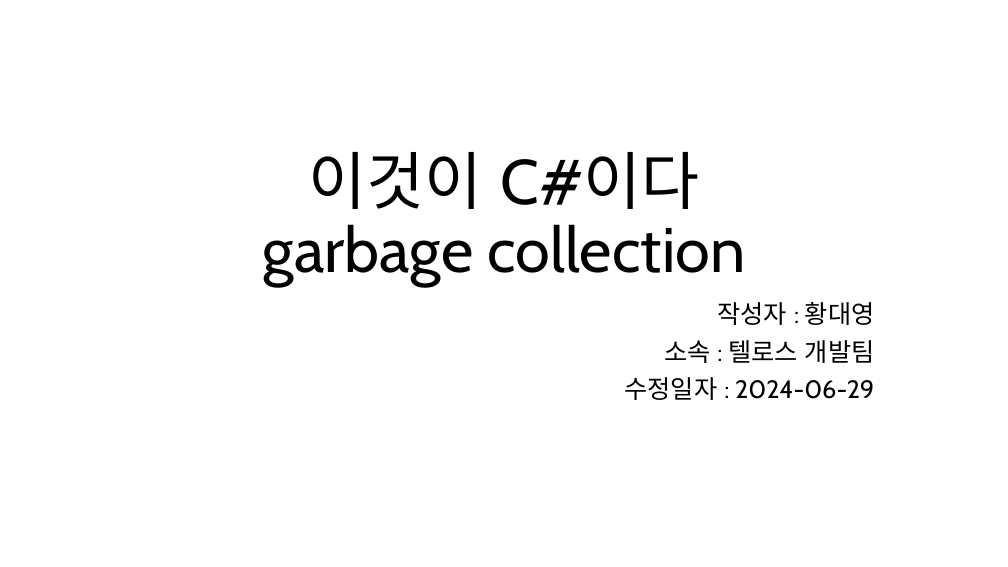
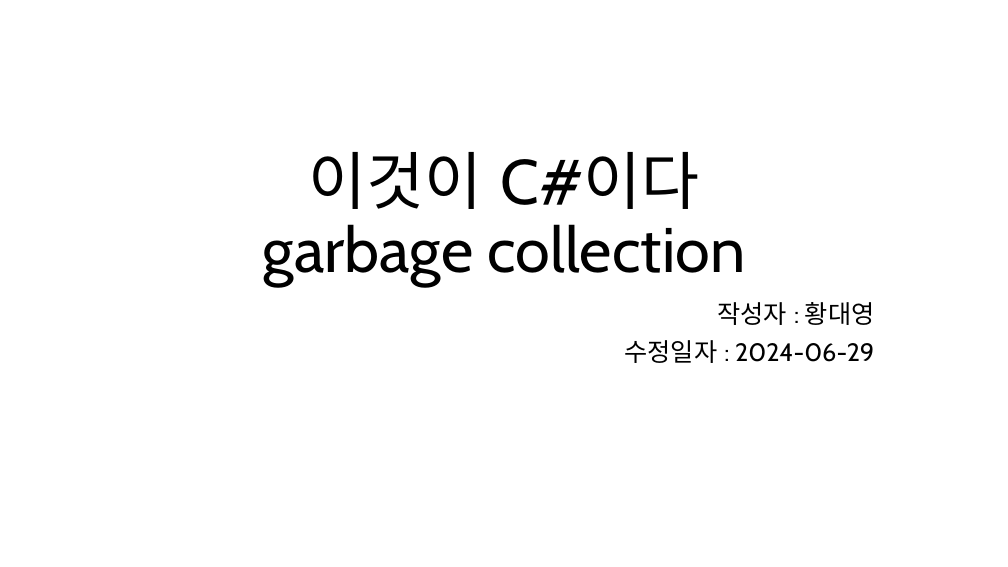
Before and after one commit to ddayin/DevStudy-pptx, a slide deck: slide 1 of C#/이것이C#이다_GarbageCollection.pptx. Drawn at 1008x567 pixels with LibreOffice and Linux fonts; fonts in the diff are those of the drawing. Boxes give left, top, right and bottom in pixels: in the first picture for what was removed or moved away, otherwise in the second. Text is boxed around its words. In the diff, an @@ line names an element or a change of style, - is before the commit and + after.

```diff
--- a/C#/이것이C#이다_GarbageCollection.pptx
+++ b/C#/이것이C#이다_GarbageCollection.pptx
@@ subtitle at [664,340,875,363]: paragraph removed @@
-소속 : 텔로스 개발팀
```
